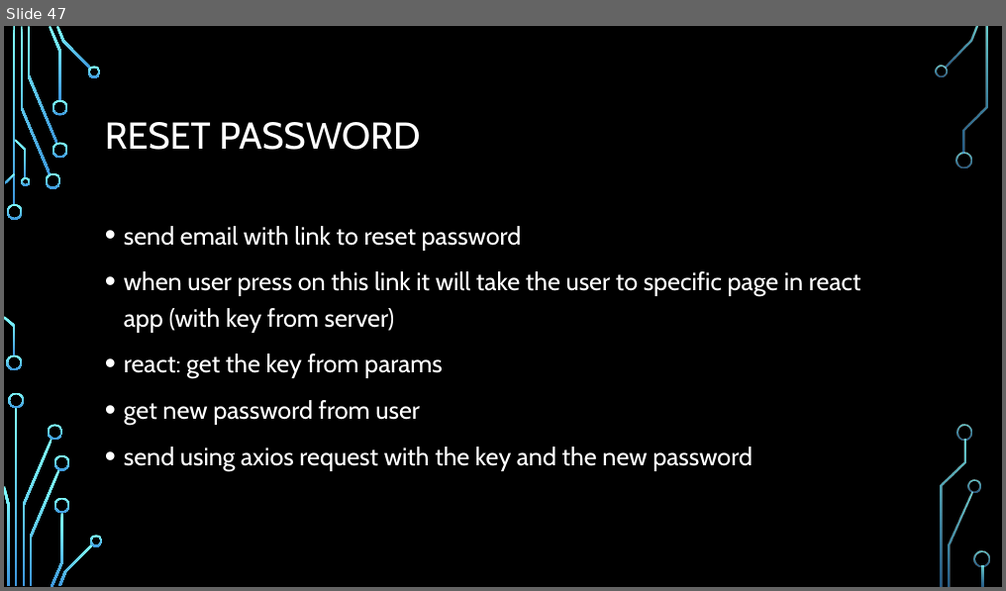
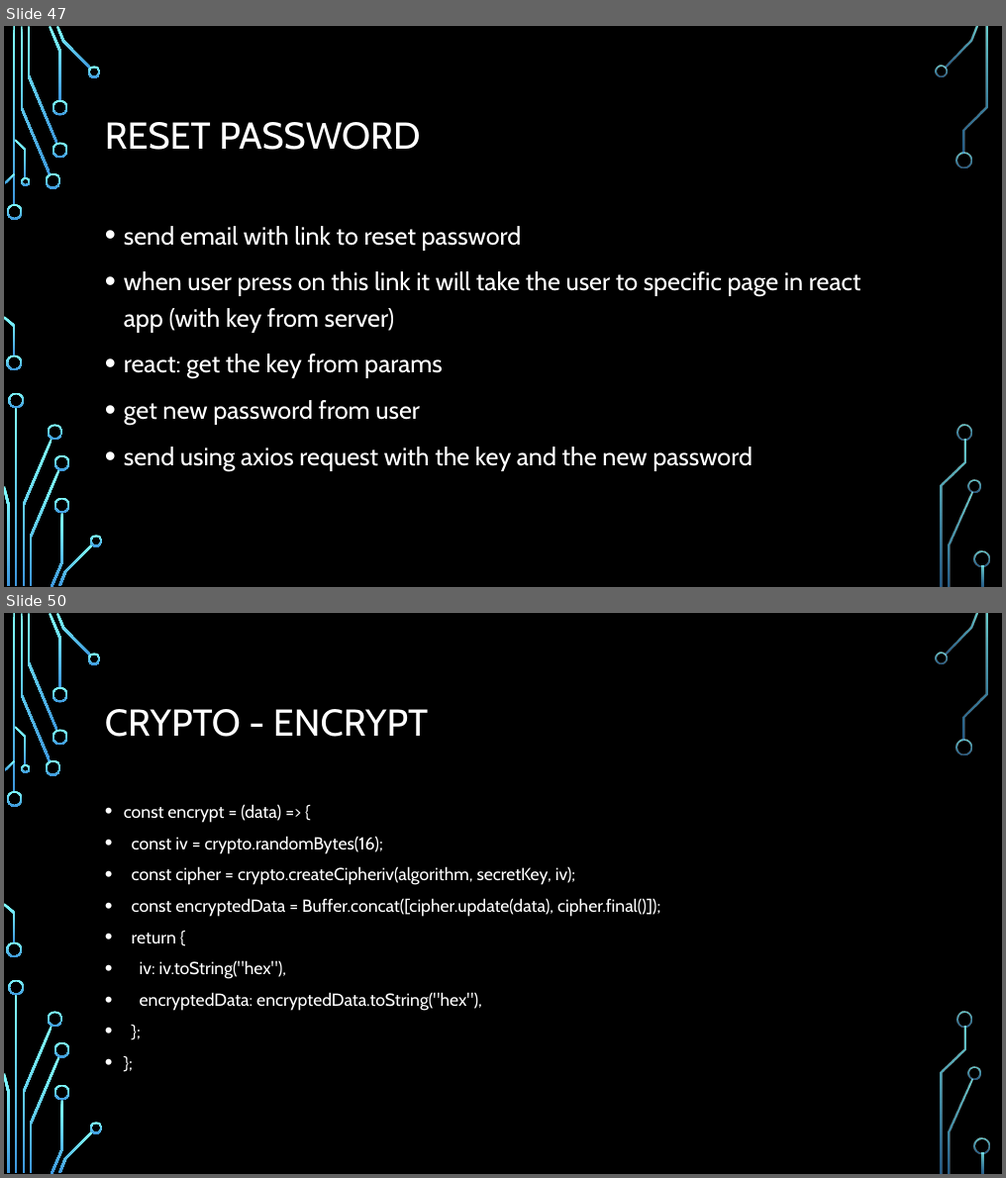
Before and after one commit to Rlss91/hu_morning_nodejs_W011121MR, a slide deck: docs/node js.pptx. Shown one above the other, each under a label of ours: slide 47 before the commit, slides 47 and 50 after it; the slides between them are not shown. The pictures are 1006x591 and 1006x1178 pixels, drawn with LibreOffice and Linux fonts; fonts in the diff are those of the drawing; background and template pictures are left out. Boxes give left, top, right and bottom in pixels: in the first picture for what was removed or moved away, otherwise in the second. Text is boxed around its words. In the diff, an @@ line names an element or a change of style, - is before the commit and + after.

```diff
--- a/docs/node js.pptx
+++ b/docs/node js.pptx
@@ slide 50 added at bbox=[4, 613, 1002, 1174], background picture (left out); not listed: 36 template elements that a slide beside it also shows @@
@@ title added at bbox=[105, 709, 428, 737], 36 pt, text #FFFFFF @@
+CRYPTO - ENCRYPT
@@ text added at bbox=[124, 804, 660, 1011], 16.8 pt, text #FFFFFF @@
+• const encrypt = (data) => {
+• const iv = crypto.randomBytes(16);
+• const cipher = crypto.createCipheriv(algorithm, secretKey, iv);
+• const encryptedData = Buffer.concat([cipher.update(data), cipher.final()]);
+• return {
+• iv: iv.toString("hex"),
+• encryptedData: encryptedData.toString("hex"),
+• };
+• };
```
Also in this commit, not shown: 3 other slides added, 3 other files.
